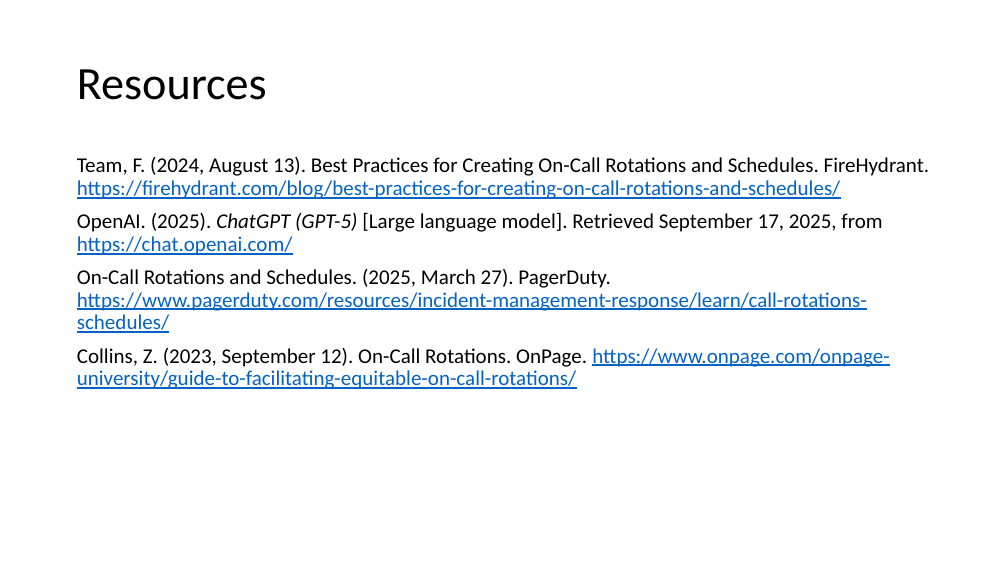
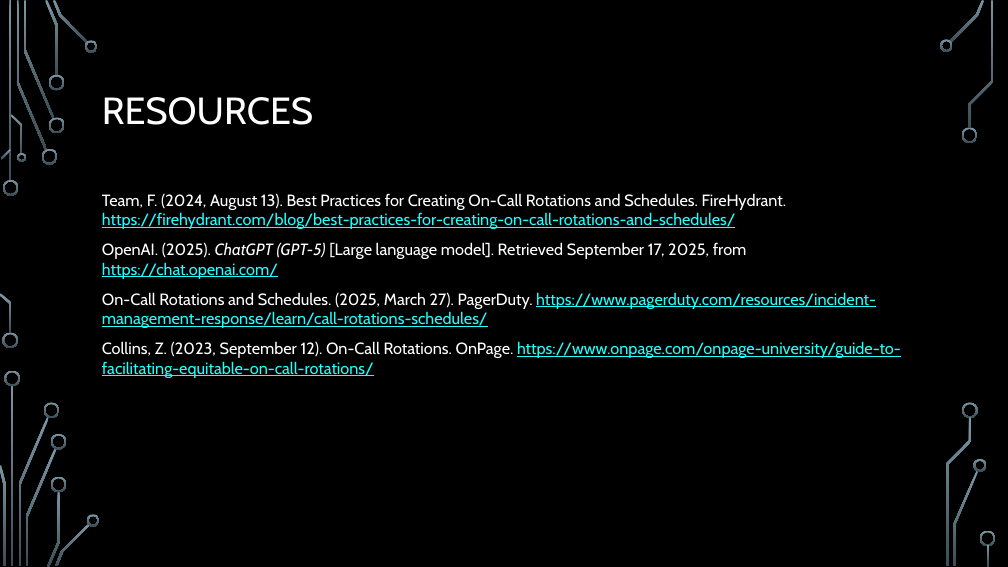
Before and after one commit to D-Faison/csd-380, a slide deck: slide 10 of module-7/Faison_M7_PagerRotationDuties.pptx (slide 9 before the commit). Drawn at 1008x567 pixels with LibreOffice and Linux fonts; fonts in the diff are those of the drawing; background and template pictures are left out. Boxes give left, top, right and bottom in pixels: in the first picture for what was removed or moved away, otherwise in the second. Text is boxed around its words. In the diff, an @@ line names an element or a change of style, - is before the commit and + after.

```diff
--- a/module-7/Faison_M7_PagerRotationDuties.pptx
+++ b/module-7/Faison_M7_PagerRotationDuties.pptx
@@ background #FFFFFF to picture (left out) @@
@@ title at [102, 97, 313, 125]: text changed; size 44 to 36 pt; font Calibri to Cabin; text colour #000000 to #FFFFFF @@
-Resources
+RESOURCES
@@ text "Team, F. (2024, August 13). ...": place and size @@
-text "Team, F. (2024, August 13). ..." at [77, 157, 930, 389]
+text "Team, F. (2024, August 13). ..." at [102, 193, 901, 378]
@@ text "Team, F. (2024, August 13). ..." at [102, 193, 901, 378]: size 20 to 15.5 pt, font Calibri to Cabin; text colour #000000 to #FFFFFF in "Team, F. (2024, August 13). Best Practices ...", "OpenAI. (2025). ChatGPT (GPT-5) [Large language model]. ...", "On-Call Rotations and Schedules. (2025, March 27). ...", "Collins, Z. (2023, September 12). On-Call Rotations. ..." and 1 more places; text colour #0563C1 to #22FFFF in "https://firehydrant.com/blog/best-practices-for-creating-on- ...", "https://chat.openai.com/", "https://www.pagerduty.com/resources/incident-management-resp ...", "https://www.onpage.com/onpage-university/guide-to-facilitati ..."; line spacing 0.9 to 1 @@
@@ group added at [0, 0, 996, 567]: 33 freeform shapes, 3 rectangles @@
```
Also in this commit, not shown: 7 other slides changed, 2 slides added, 1 slide removed.
